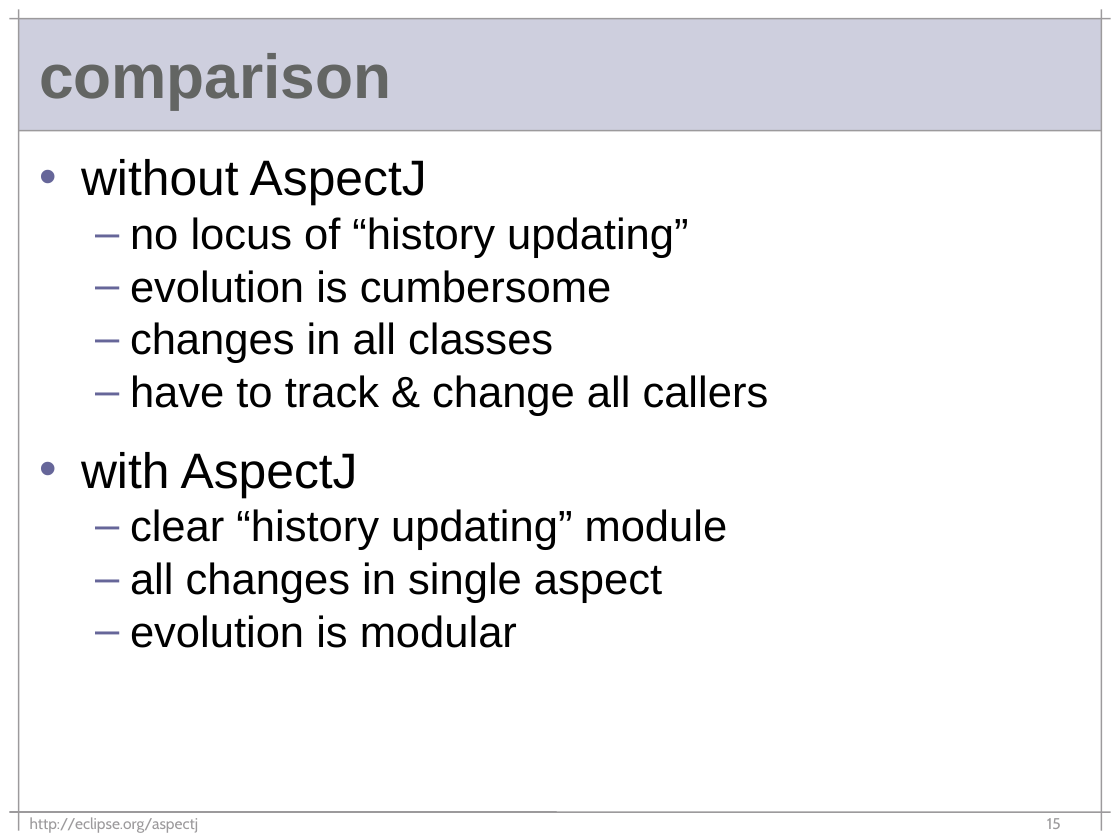
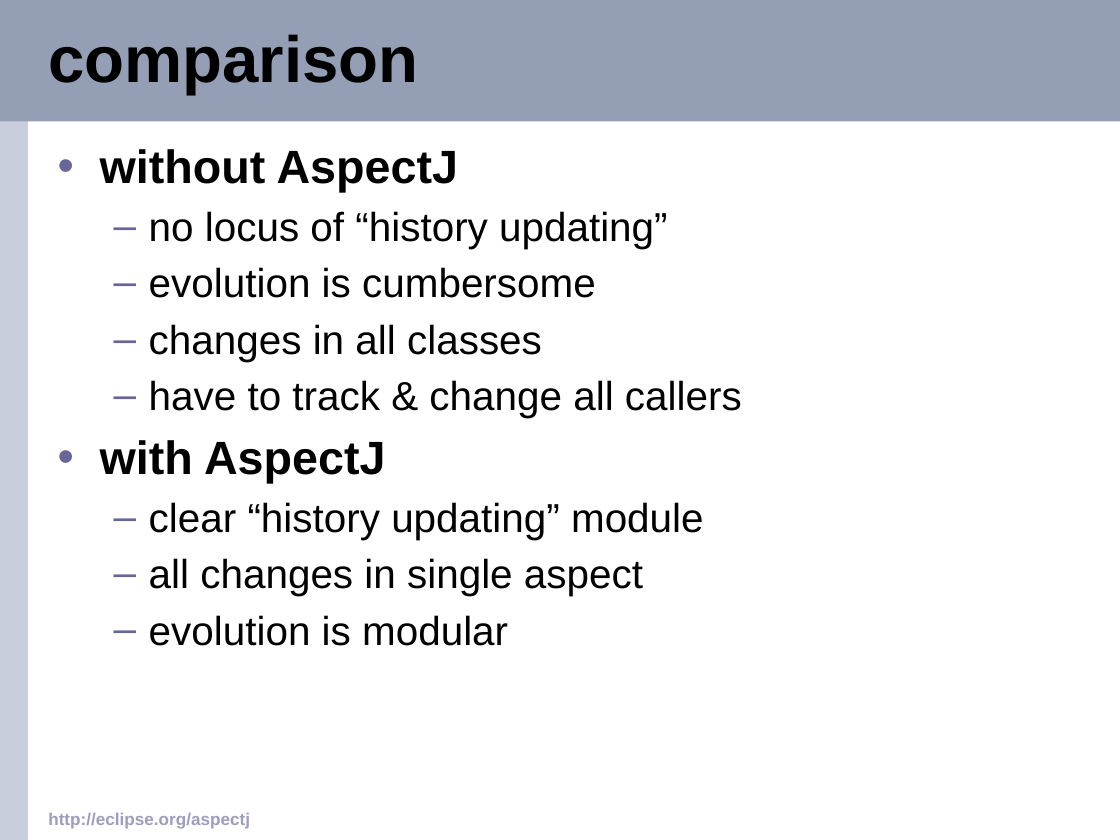
Before and after one commit to eclipse-aspectj/aspectj, a slide deck: slide 15 of docs/teaching/demos/oopsla2003-mik.ppt. Drawn at 1120x840 pixels with LibreOffice and Linux fonts; fonts in the diff are those of the drawing; background and template pictures are left out. Boxes give left, top, right and bottom in pixels: in the first picture for what was removed or moved away, otherwise in the second. Text is boxed around its words. In the diff, an @@ line names an element or a change of style, - is before the commit and + after.

```diff
--- a/docs/teaching/demos/oopsla2003-mik.ppt
+++ b/docs/teaching/demos/oopsla2003-mik.ppt
@@ rectangle: place and size @@
-rectangle at box(19, 19, 1102, 131)
+rectangle at box(0, 0, 1120, 121)
@@ rectangle at box(0, 0, 1120, 121): fill #CECFDE to #949FB6 @@
@@ rectangle added at box(0, 0, 28, 840), fill #C8CEDC @@
@@ line removed from (9, 19) to (1111, 19) @@
@@ line removed from (19, 9) to (19, 831) @@
@@ title "comparison": place and size @@
-title "comparison" at box(39, 53, 391, 109)
+title "comparison" at box(48, 34, 418, 94)
@@ title "comparison" at box(48, 34, 418, 94): size 40 to 42 pt, text colour #636563 to #000000 @@
@@ line removed from (1101, 9) to (1101, 831) @@
@@ line removed from (19, 131) to (1101, 131) @@
@@ text "without AspectJ": place and size @@
-text "without AspectJ" at box(81, 159, 769, 648)
+text "without AspectJ" at box(100, 149, 742, 646)
@@ text "without AspectJ" at box(100, 149, 742, 646): size 32 to 30 pt, bold on in "without AspectJ", "with AspectJ"; size 28 to 26 pt in "no locus of “history updating”", "evolution is cumbersome", "changes in all classes", "have to track & change all callers" and 3 more places; less space between paragraphs; more space between paragraphs @@
@@ text "http://eclipse.org/aspectj": place and size @@
-text "http://eclipse.org/aspectj" at box(30, 817, 198, 833)
+text "http://eclipse.org/aspectj" at box(48, 813, 250, 829)
@@ text "http://eclipse.org/aspectj" at box(48, 813, 250, 829): size 10 to 11 pt, font Cabin to Arial, text colour #9C9A9C to #9D9DBD, bold on @@
@@ line removed from (9, 812) to (1111, 812) @@
@@ page number removed at box(1047, 818, 1061, 829) @@
-15
```
Also in this commit, not shown: 38 other slides changed.
